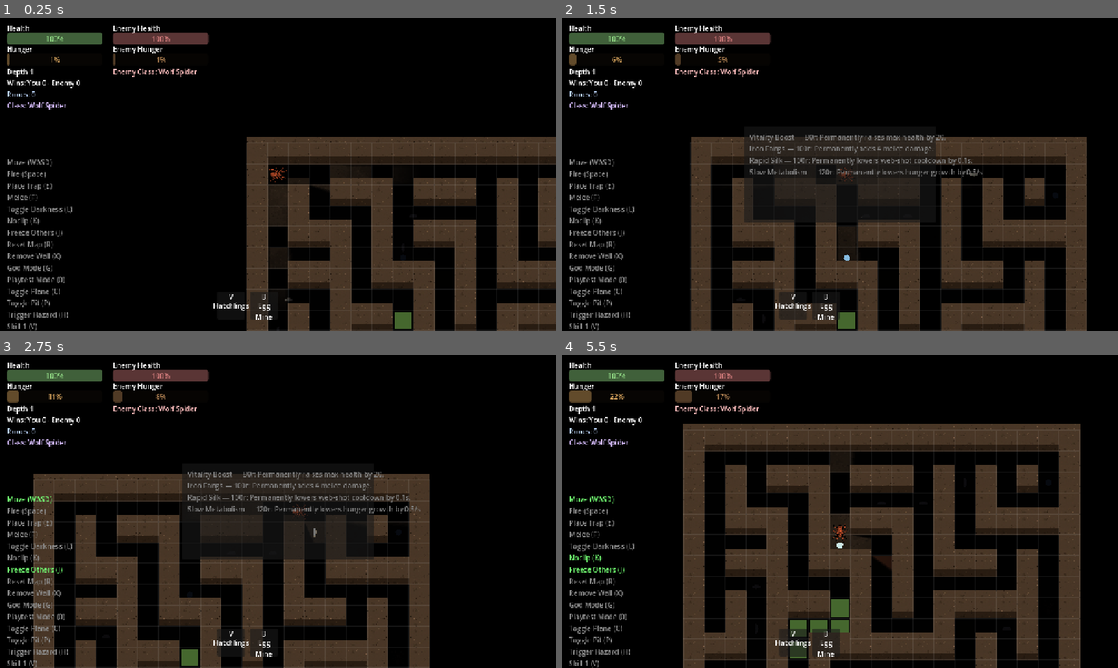
Above: before the commit, frames 1-4 (two rows, left to right).
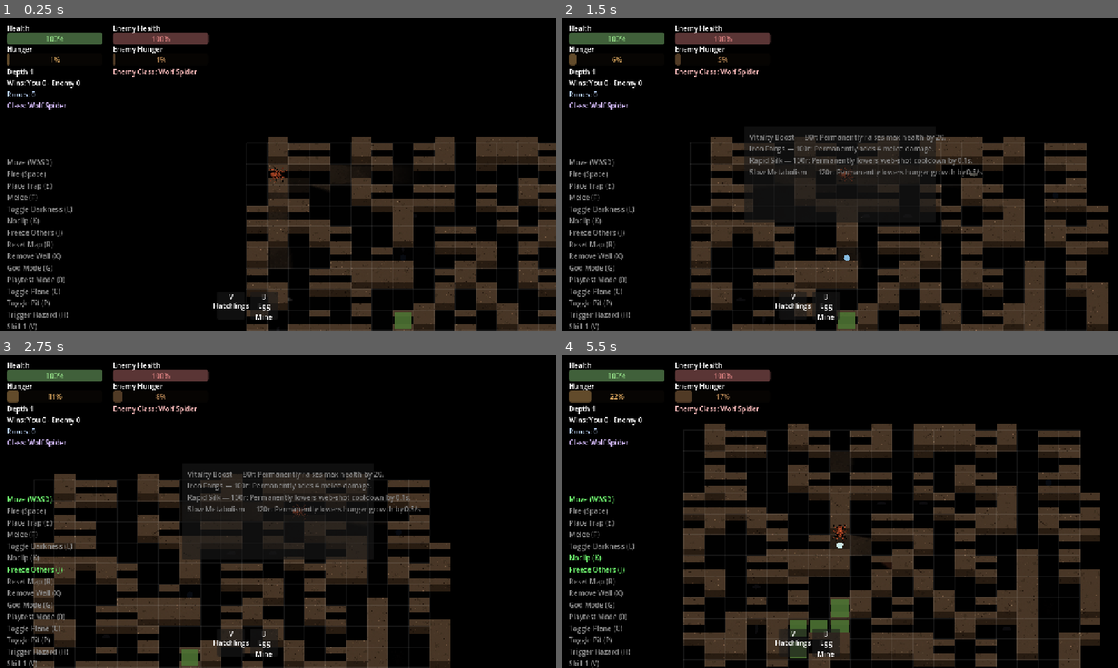
Above: after the commit, the same moments.

Repository: ehix/burrow
Game: Godot game, scene res://world/world.tscn
Same seed, same stepped clock (60 frames per second), same inputs: the game is played once before the commit and once after it.
Inputs (mouse positions are in pixels of both pictures, inside the frame that each line leads up to):
- Up to frame 1 (0.25 s): no input
- Up to frame 2 (1.5 s): tap Enter at 0.5 s; move the mouse to (962, 158) at 0.52 s; hold D (move_right) 0.53-1.25 s; tap 2 (buy_upgrade_2) at 0.6 s; click (962, 158) at 0.67 s; tap 5 (toggle_shop) at 0.77 s; drag from (728, 190) to (878, 259) at 1.27 s
- Up to frame 3 (2.75 s): move the mouse to (333, 442) at 2.02 s; hold D (move_right) from 2.03 s (still down); hold J (dev_freeze) from 2.03 s (still down)
- Up to frame 4 (5.5 s): release D (move_right) at 2.75 s; release J (dev_freeze) at 2.75 s; drag from (812, 574) to (862, 511) at 2.77 s; move the mouse to (1006, 558) at 3.52 s; hold A (move_left) 3.53-4.25 s; hold K (dev_noclip) 3.53-4.25 s; tap 5 (toggle_shop) at 3.77 s; drag from (673, 464) to (817, 511) at 4.27 s; move the mouse to (867, 511) at 5.02 s; hold S (move_down) from 5.03 s (still down); hold X (dev_remove_wall) from 5.03 s (still down); click (867, 511) at 5.17 s

The runs differ from the first frame. In frame 1, 18% of the frame differs, in the area x 44-100%, y 38-100%; in frame 2, 19%; in frame 3, 19%; in frame 4, 26%, in the area x 21-97%, y 22-100%.

Commit message:
MazeRenderer: use TileTextureVariant instead of tile=true repeat

Diff:
--- a/world/maze/maze_renderer.gd
+++ b/world/maze/maze_renderer.gd
@@ -337,9 +337,9 @@
 	var overdraw_rect := overdraw_rect_for(tile)
 	var own_top_face := Rect2(tile_left, tile_top, _tile_size, front_face_top - tile_top)
 	var top_tint := _tinted(wall_top_face_color)
-	draw_texture_rect(_wall_texture, overdraw_rect, true, Color(top_tint, top_tint.a * overdraw_alpha_for(tile)))
-	draw_texture_rect(_wall_texture, own_top_face, true, top_tint)
-	draw_texture_rect(_wall_texture, Rect2(tile_left, front_face_top, _tile_size, wall_front_face_height), true, _tinted(wall_front_face_color))
+	TileTextureVariant.draw_varied(self, _wall_texture, overdraw_rect, tile, Color(top_tint, top_tint.a * overdraw_alpha_for(tile)))
+	TileTextureVariant.draw_varied(self, _wall_texture, own_top_face, tile, top_tint)
+	TileTextureVariant.draw_varied(self, _wall_texture, Rect2(tile_left, front_face_top, _tile_size, wall_front_face_height), tile, _tinted(wall_front_face_color))
 
 
 ## Ceiling-plane wall: mirrored -- front face anchored to the tile's own
@@ -359,9 +359,9 @@
 	var overdraw_rect := overdraw_rect_for(tile)
 	var own_top_face := Rect2(tile_left, front_face_bottom, _tile_size, tile_bottom - front_face_bottom)
 	var top_tint := _tinted(wall_top_face_color)
-	draw_texture_rect(_wall_texture, own_top_face, true, _tinted(_own_body_color_for(tile)))
-	draw_texture_rect(_wall_texture, overdraw_rect, true, Color(top_tint, top_tint.a * overdraw_alpha_for(tile)))
-	draw_texture_rect(_wall_texture, Rect2(tile_left, tile_top, _tile_size, wall_front_face_height), true, _tinted(wall_front_face_color))
+	TileTextureVariant.draw_varied(self, _wall_texture, own_top_face, tile, _tinted(_own_body_color_for(tile)))
+	TileTextureVariant.draw_varied(self, _wall_texture, overdraw_rect, tile, Color(top_tint, top_tint.a * overdraw_alpha_for(tile)))
+	TileTextureVariant.draw_varied(self, _wall_texture, Rect2(tile_left, tile_top, _tile_size, wall_front_face_height), tile, _tinted(wall_front_face_color))
 
 
 ## True if a wall at `wall_tile` (tile coordinates) would visually overlap
